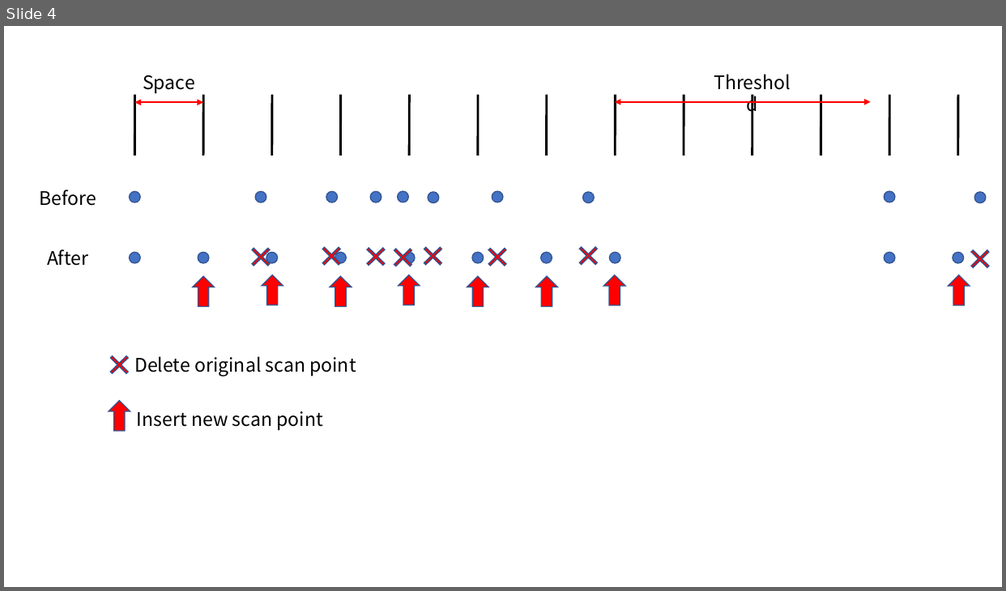
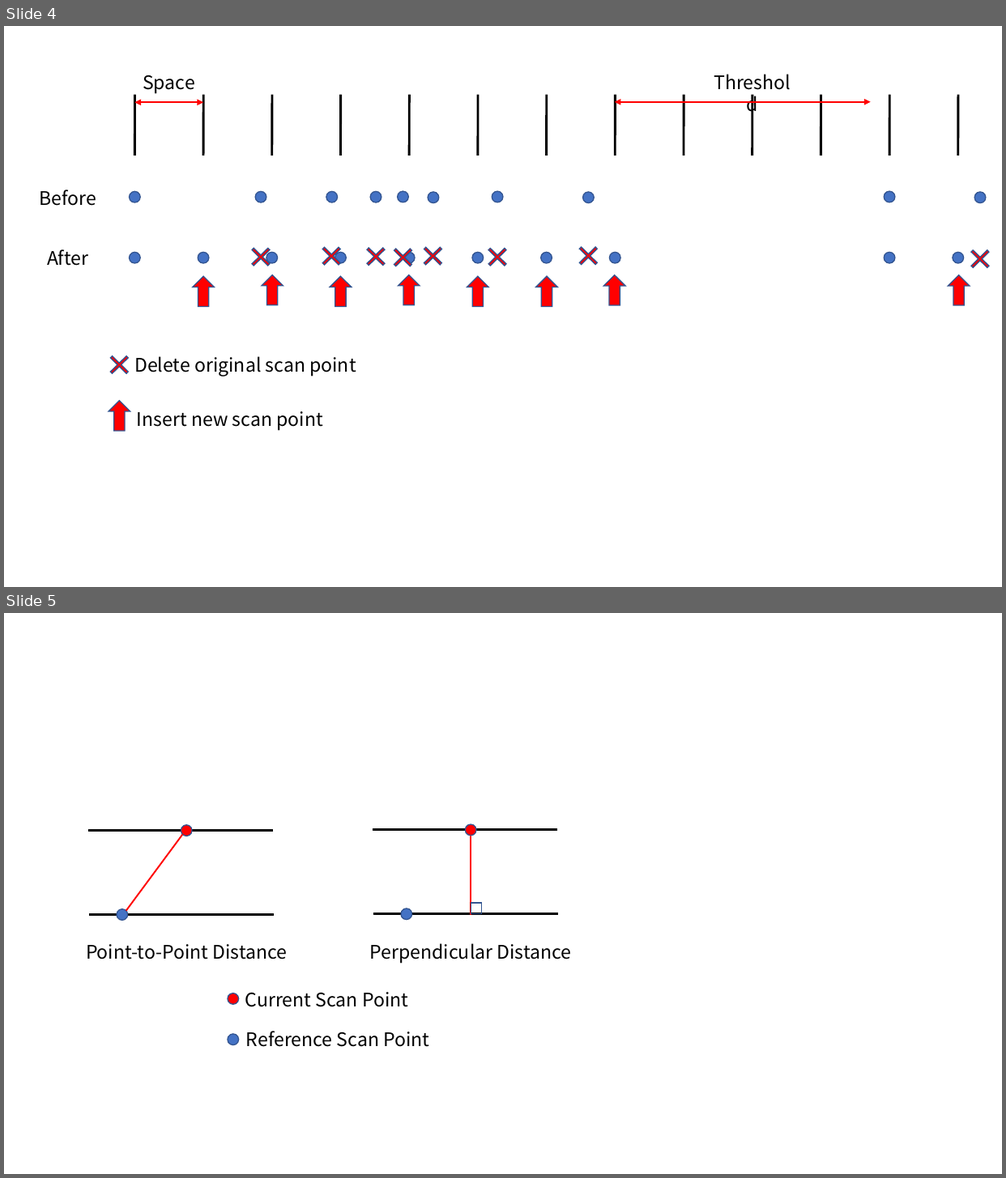
Before and after one commit to ShisatoYano/SLAMDesignUML, a slide deck: SLAM_Theoretical_Formulas.pptx. Shown one above the other, each under a label of ours: slide 4 before the commit, slides 4 and 5 after it. The pictures are 1006x591 and 1006x1178 pixels, drawn with LibreOffice and Linux fonts; fonts in the diff are those of the drawing. Boxes give left, top, right and bottom in pixels: in the first picture for what was removed or moved away, otherwise in the second. Text is boxed around its words. In the diff, an @@ line names an element or a change of style, - is before the commit and + after.

```diff
--- a/SLAM_Theoretical_Formulas.pptx
+++ b/SLAM_Theoretical_Formulas.pptx
@@ slide 5 added at box(4, 613, 1002, 1174), background #FFFFFF @@
@@ line added from (274, 831) to (88, 831), #000000 2.25 pt @@
@@ ellipse added at box(181, 825, 192, 836), fill #FF0000, outline #325491 1 pt @@
@@ line added from (557, 830) to (373, 830), #000000 2.25 pt @@
@@ ellipse added at box(465, 825, 476, 836), fill #FF0000, outline #325491 1 pt @@
@@ line added from (126, 911) to (183, 835), #FF0000 1.5 pt @@
@@ line added from (471, 914) to (471, 835), #FF0000 1.5 pt @@
@@ rectangle added at box(471, 903, 483, 914), outline #325491 1 pt @@
@@ line added from (274, 914) to (89, 914), #000000 2.25 pt @@
@@ ellipse added at box(117, 909, 127, 921), fill #4472C4, outline #325491 1 pt @@
@@ line added from (558, 914) to (374, 914), #000000 2.25 pt @@
@@ ellipse added at box(401, 909, 412, 920), fill #4472C4, outline #325491 1 pt @@
@@ text added at box(86, 944, 288, 960), 18 pt, text #000000 @@
+Point-to-Point Distance
@@ text added at box(370, 943, 572, 963), 18 pt, text #000000 @@
+Perpendicular Distance
@@ ellipse added at box(228, 994, 239, 1004), fill #FF0000, outline #325491 1 pt @@
@@ text added at box(245, 992, 408, 1007), 18 pt, text #000000 @@
+Current Scan Point
@@ ellipse added at box(228, 1034, 239, 1046), fill #4472C4, outline #325491 1 pt @@
@@ text added at box(246, 1031, 429, 1047), 18 pt, text #000000 @@
+Reference Scan Point
```
Also in this commit, not shown: 2 other files.
